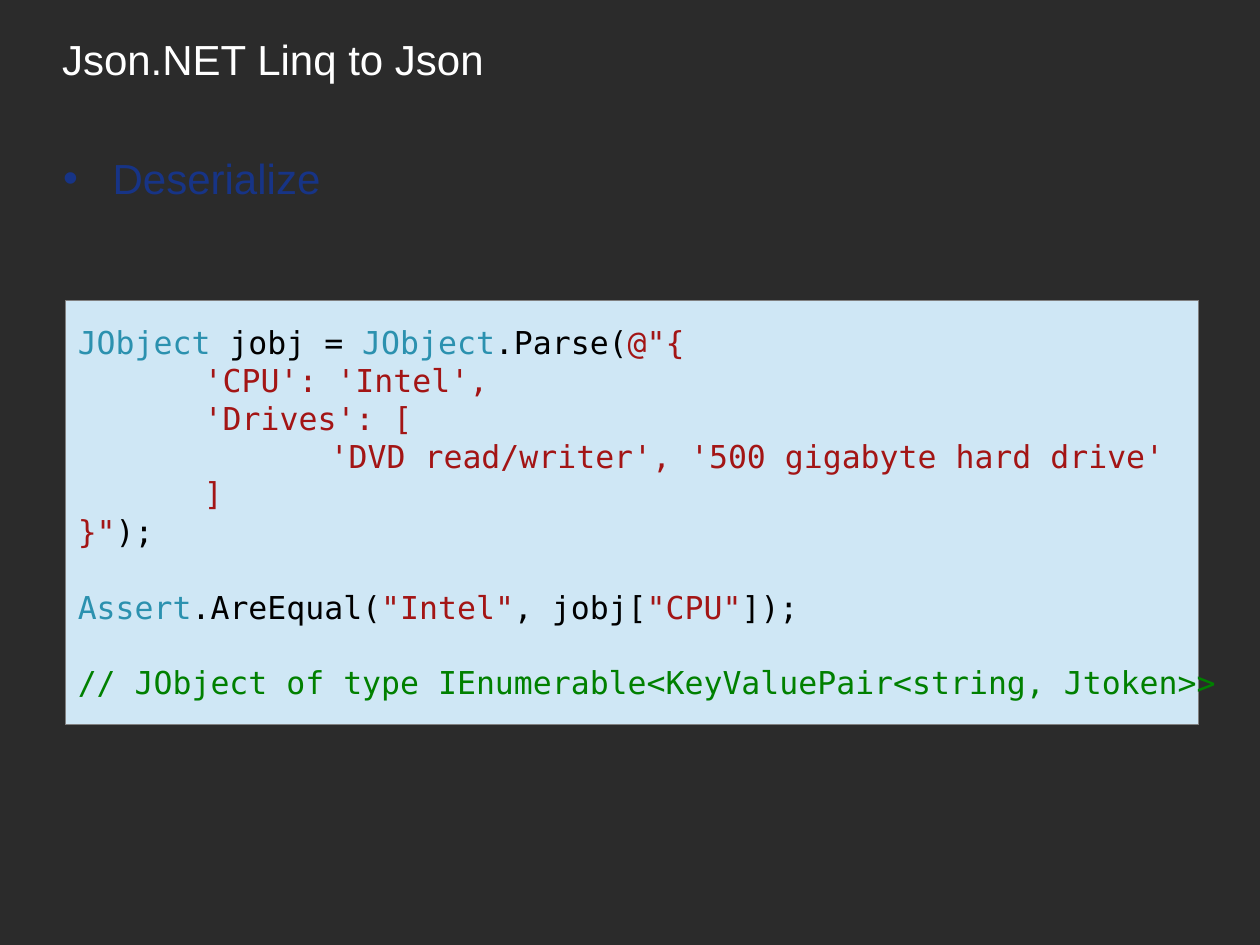
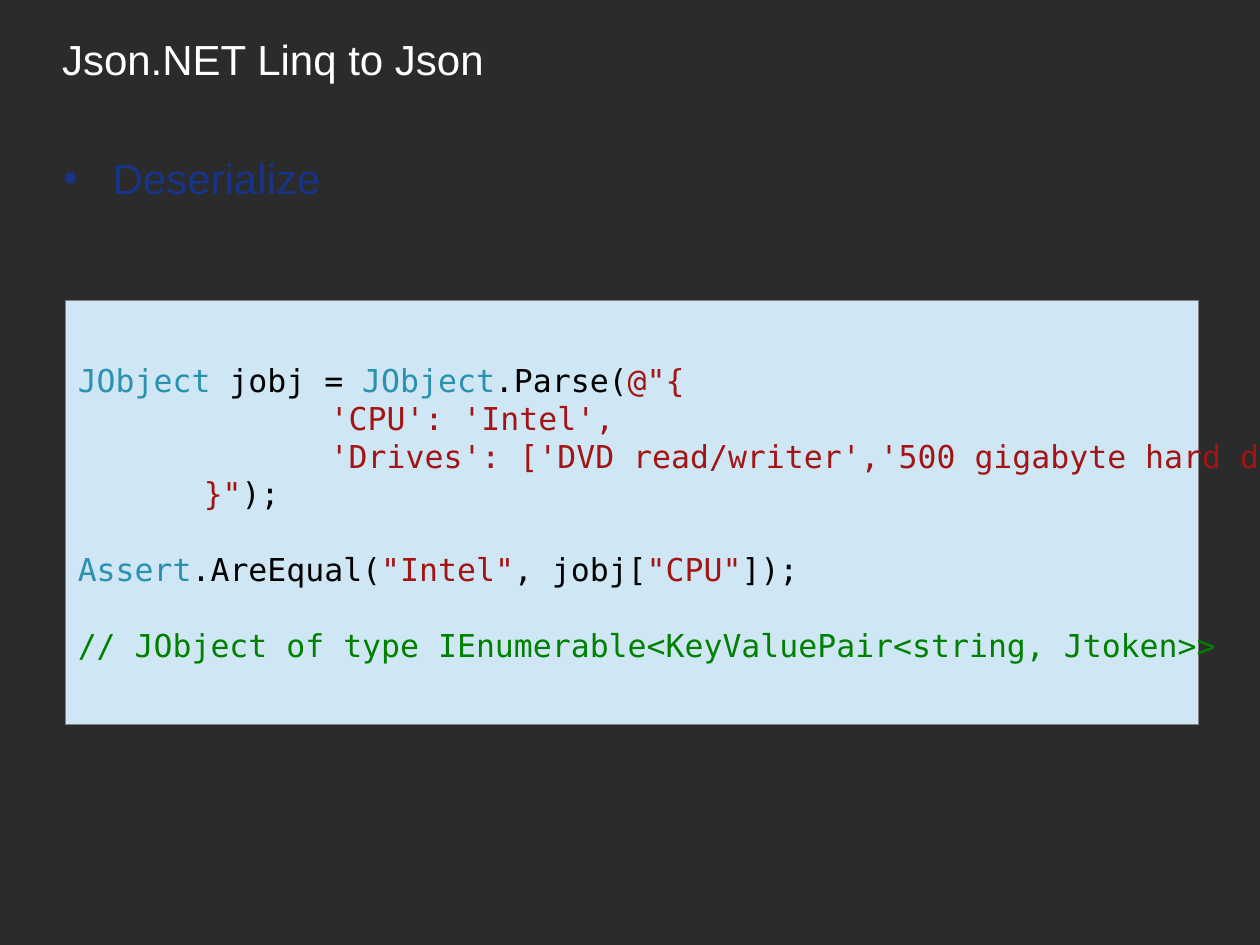
Before and after one commit to Timothep/MarathonWOShoes, a slide deck: slide 21 of BarefootMarathon.odp. Drawn at 1260x945 pixels with LibreOffice and Linux fonts; fonts in the diff are those of the drawing; background and template pictures are left out; a plain dark background stands for a picture behind light text. Boxes give left, top, right and bottom in pixels: in the first picture for what was removed or moved away, otherwise in the second. Text is boxed around its words. In the diff, an @@ line names an element or a change of style, - is before the commit and + after.

```diff
--- a/BarefootMarathon.odp
+++ b/BarefootMarathon.odp
@@ text in rectangle at bbox=[330, 442, 1221, 475]: text changed @@
-'Drives': [
-'DVD read/writer', '500 gigabyte hard drive'
-]
+'Drives': ['DVD read/writer','500 gigabyte hard drive']
```
Also in this commit, not shown: 12 other slides changed, 1 slide removed, 2 other files.
